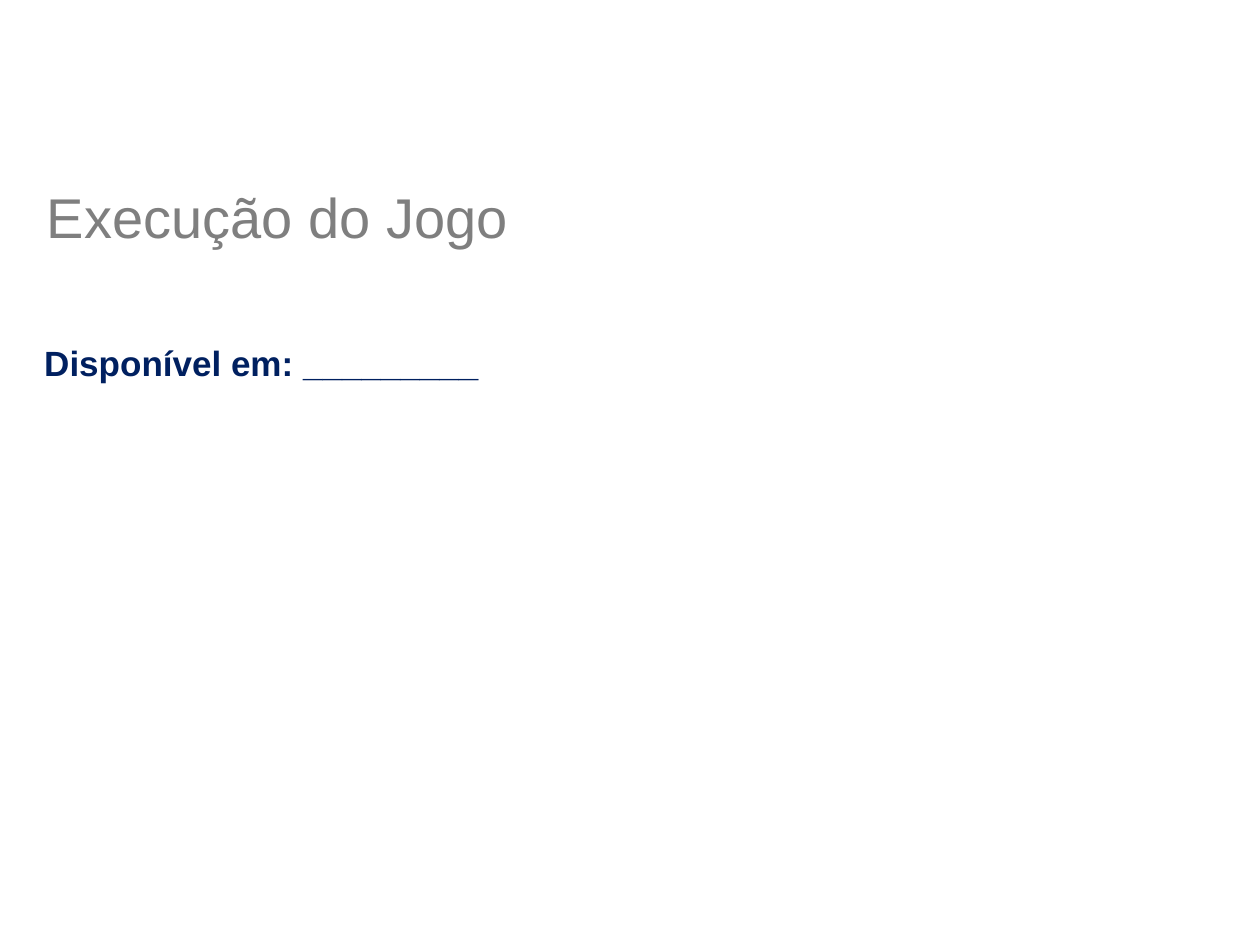
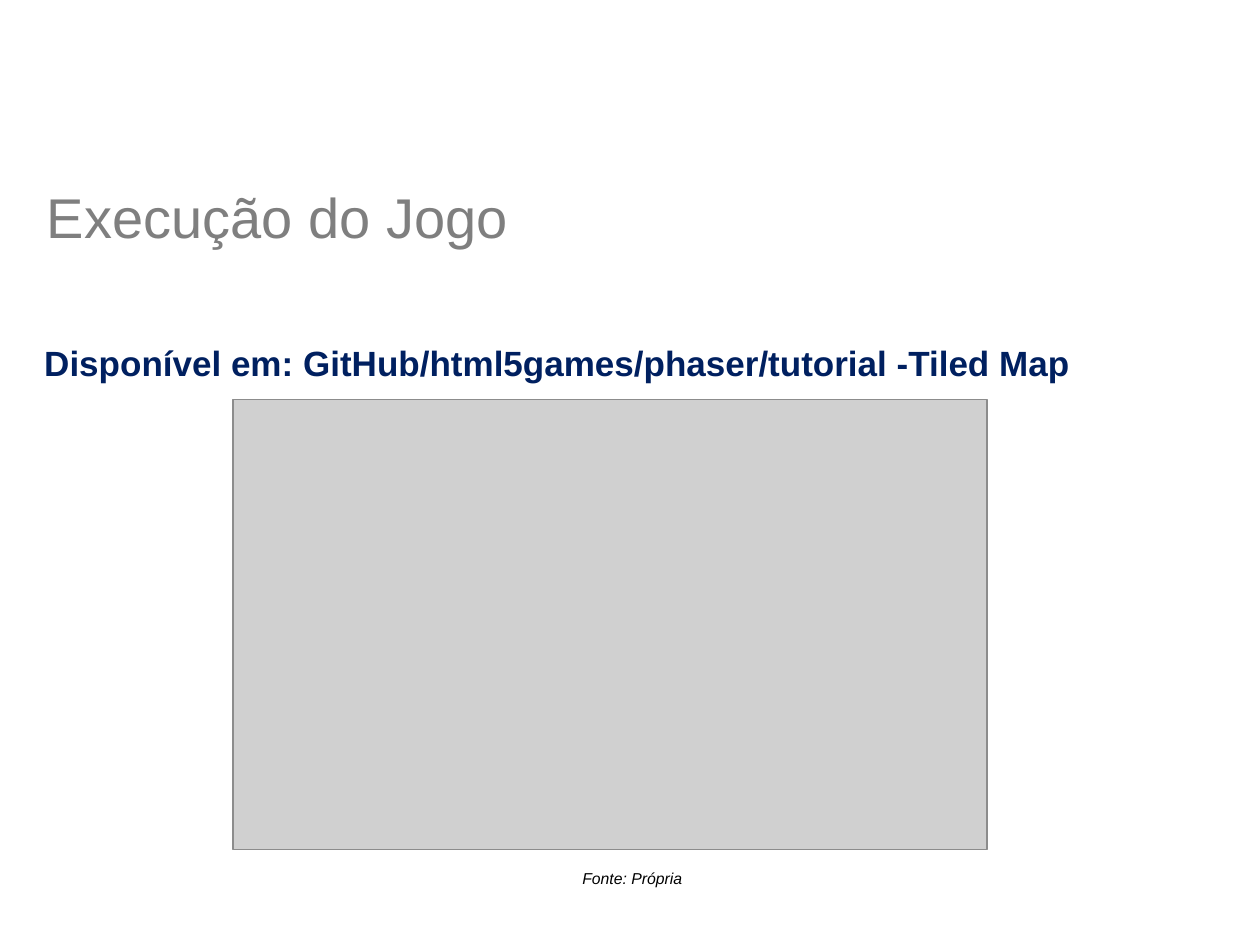
Before and after one commit to jucimarjr/html5games, a slide deck: slide 27 of phaser/tutorial - Tiled Map/Aula TiledMap.pptx (slide 26 before the commit). Drawn at 1260x945 pixels with LibreOffice and Linux fonts; fonts in the diff are those of the drawing; grey boxes stand for pictures; background and template pictures are left out. Boxes give left, top, right and bottom in pixels: in the first picture for what was removed or moved away, otherwise in the second. Text is boxed around its words. In the diff, an @@ line names an element or a change of style, - is before the commit and + after.

Commit message:
[Phaser][tutorial - TiledMap]

```diff
--- a/phaser/tutorial - Tiled Map/Aula TiledMap.pptx
+++ b/phaser/tutorial - Tiled Map/Aula TiledMap.pptx
@@ text at box(44, 350, 1069, 382): text changed @@
-Disponível em: _________
+Disponível em: GitHub/html5games/phaser/tutorial -Tiled Map
@@ picture added at box(233, 399, 987, 849) @@
@@ text added at box(582, 872, 682, 888), 9 pt, text #000000, italic @@
+Fonte: Própria
```
Also in this commit, not shown: 3 other slides changed, 1 slide added, 14 other files.
